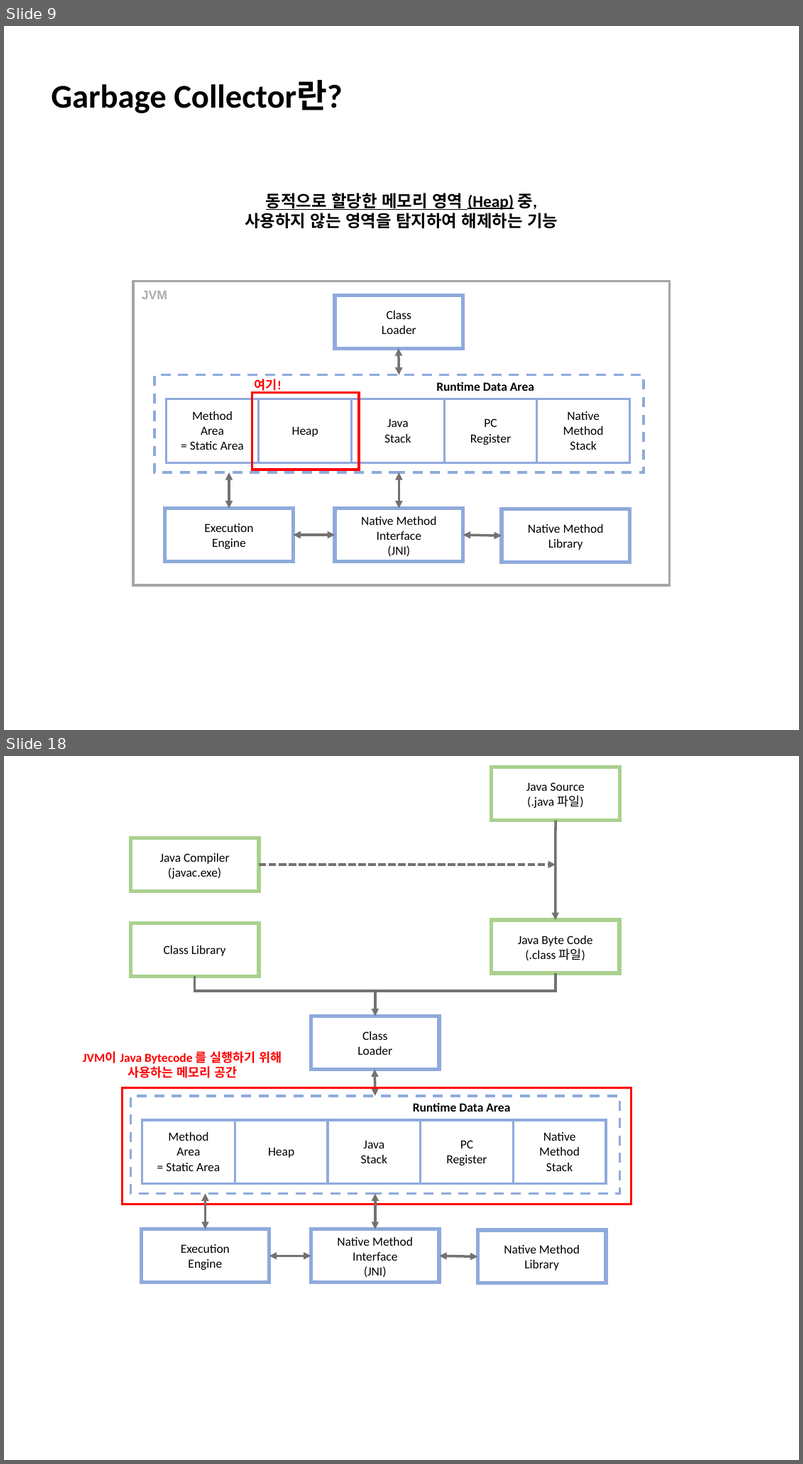
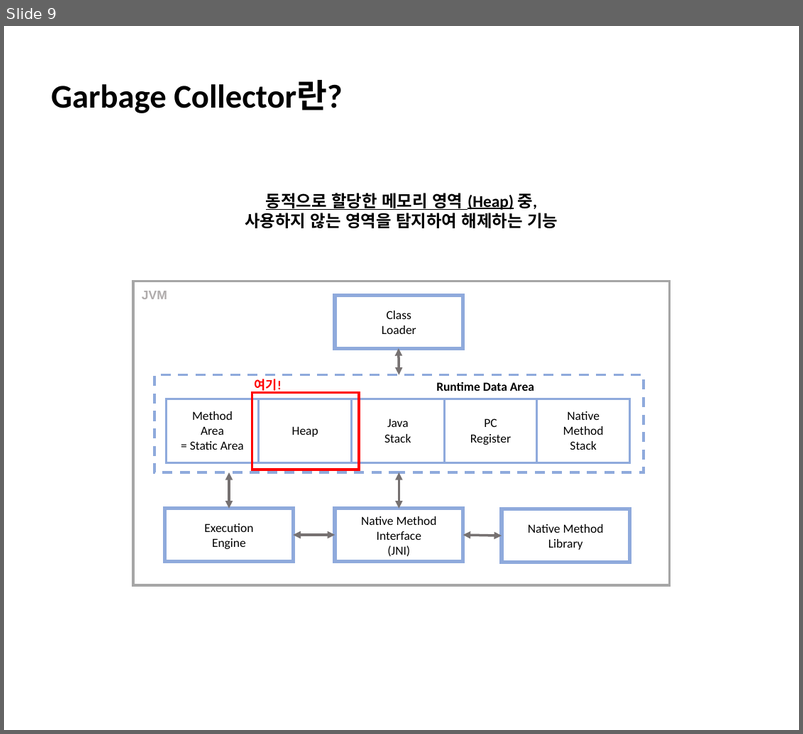
Before and after one commit to ChoSooMin/CS-Study, a slide deck: Java/Day 2_Garbage Collector.pptx. Shown one above the other, each under a label of ours: slides 9 and 18 before the commit, slide 9 after it; the slides between them are not shown. The pictures are 803x1464 and 803x734 pixels, drawn with LibreOffice and Linux fonts; fonts in the diff are those of the drawing. Boxes give left, top, right and bottom in pixels: in the first picture for what was removed or moved away, otherwise in the second. Text is boxed around its words. In the diff, an @@ line names an element or a change of style, - is before the commit and + after.

Commit message:
[Java] Garbage Collector

```diff
--- a/Java/Day 2_Garbage Collector.pptx
+++ b/Java/Day 2_Garbage Collector.pptx
@@ slide 18 removed at (4, 756, 799, 1460), background #FFFFFF @@
@@ rectangle removed at (492, 767, 620, 821) @@
-Java Source
-(.java 파일)
@@ rectangle removed at (130, 838, 259, 892) @@
-Java Compiler
-(javac.exe)
@@ arrow removed from (556, 821) to (556, 920) @@
@@ arrow removed from (259, 865) to (556, 865) @@
@@ rectangle removed at (130, 923, 259, 976) @@
-Class Library
@@ rectangle removed at (491, 920, 620, 973) @@
-Java Byte Code
-(.class 파일)
@@ elbow line removed from (195, 976) to (556, 973) @@
@@ arrow removed from (375, 992) to (375, 1016) @@
@@ rectangle removed at (311, 1016, 439, 1069) @@
-Class
-Loader
@@ text removed at (83, 1050, 282, 1078) @@
-JVM이 Java Bytecode 를 실행하기 위해
-사용하는 메모리 공간
@@ double arrow removed from (375, 1070) to (375, 1096) @@
@@ rectangle removed at (122, 1088, 632, 1205) @@
@@ rectangle removed at (130, 1096, 620, 1194) @@
@@ text removed at (413, 1102, 510, 1112) @@
-Runtime Data Area
@@ table removed at (142, 1120, 608, 1184), 1 rows, 5 columns @@
-Method / Area / = Static Area | Heap | Java / Stack | PC / Register | Native / Method / Stack
@@ double arrow removed from (205, 1194) to (205, 1230) @@
@@ double arrow removed from (375, 1194) to (375, 1230) @@
@@ rectangle removed at (141, 1230, 270, 1283) @@
-Execution
-Engine
@@ rectangle removed at (311, 1230, 439, 1283) @@
-Native Method
-Interface
-(JNI)
@@ rectangle removed at (478, 1230, 607, 1284) @@
-Native Method
-Library
@@ double arrow removed from (311, 1257) to (270, 1257) @@
@@ double arrow removed from (478, 1257) to (439, 1257) @@
```
Also in this commit, not shown: 7 slides changed, 31 slides added, 19 other slides removed.
